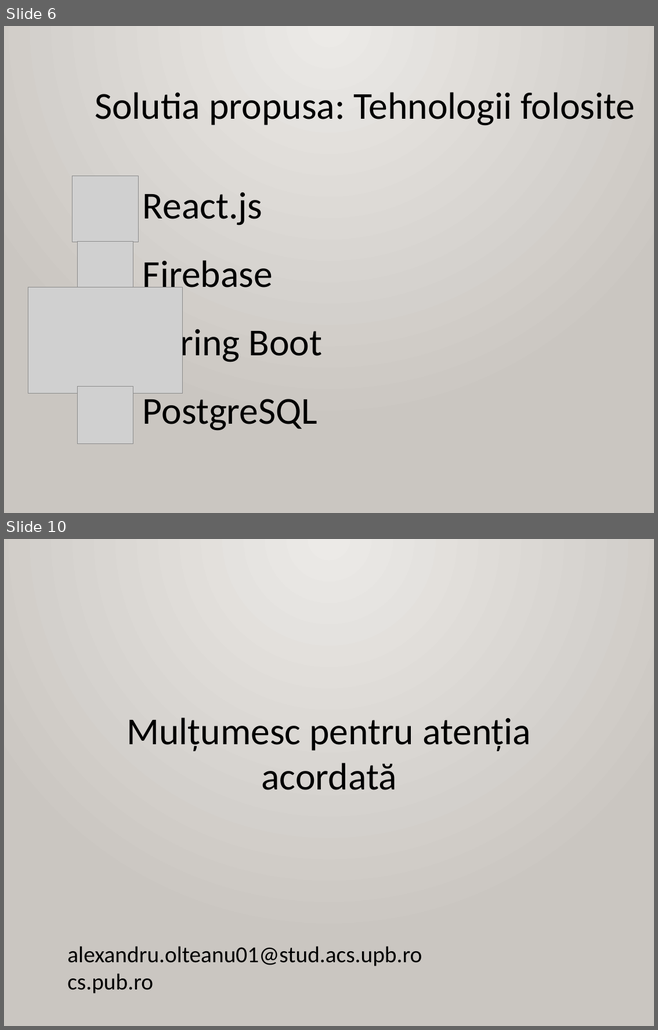
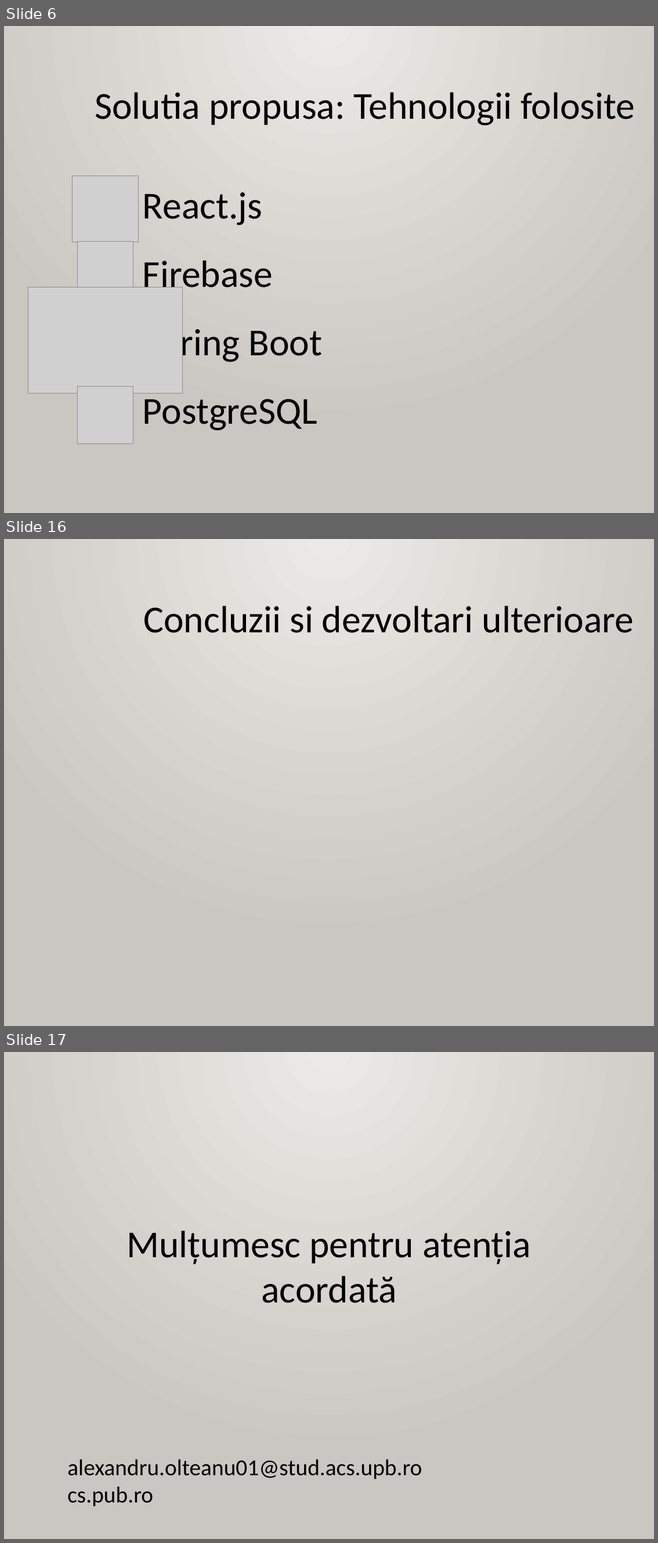
Before and after one commit to AlexandruOlteanu/SwapIt, a slide deck: files/documentation/presentation/Final_Presentation_Alexandru_Olteanu.pptx. Shown one above the other, each under a label of ours: slides 6 and 10 before the commit, slides 6, 16 and 17 after it; the slides between them are not shown. The pictures are 658x1030 and 658x1543 pixels, drawn with LibreOffice and Linux fonts; fonts in the diff are those of the drawing; grey boxes stand for pictures. Boxes give left, top, right and bottom in pixels: in the first picture for what was removed or moved away, otherwise in the second. Text is boxed around its words. In the diff, an @@ line names an element or a change of style, - is before the commit and + after.

```diff
--- a/files/documentation/presentation/Final_Presentation_Alexandru_Olteanu.pptx
+++ b/files/documentation/presentation/Final_Presentation_Alexandru_Olteanu.pptx
@@ slide 16 added at box(4, 539, 654, 1026), background gradient #ECEAE7 to #CAC7C1 @@
@@ text added at box(143, 606, 634, 633), 60 pt, text #000000 @@
+Concluzii si dezvoltari ulterioare
@@ what was slide 10 is now slide 17 @@
```
Also in this commit, not shown: 3 slides changed, 6 other slides added, 1 other file.
